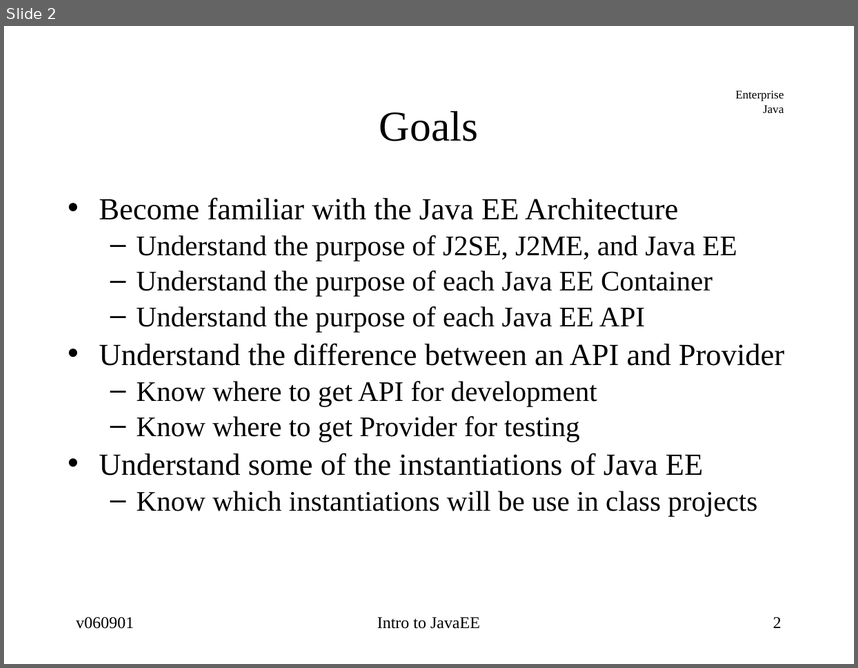
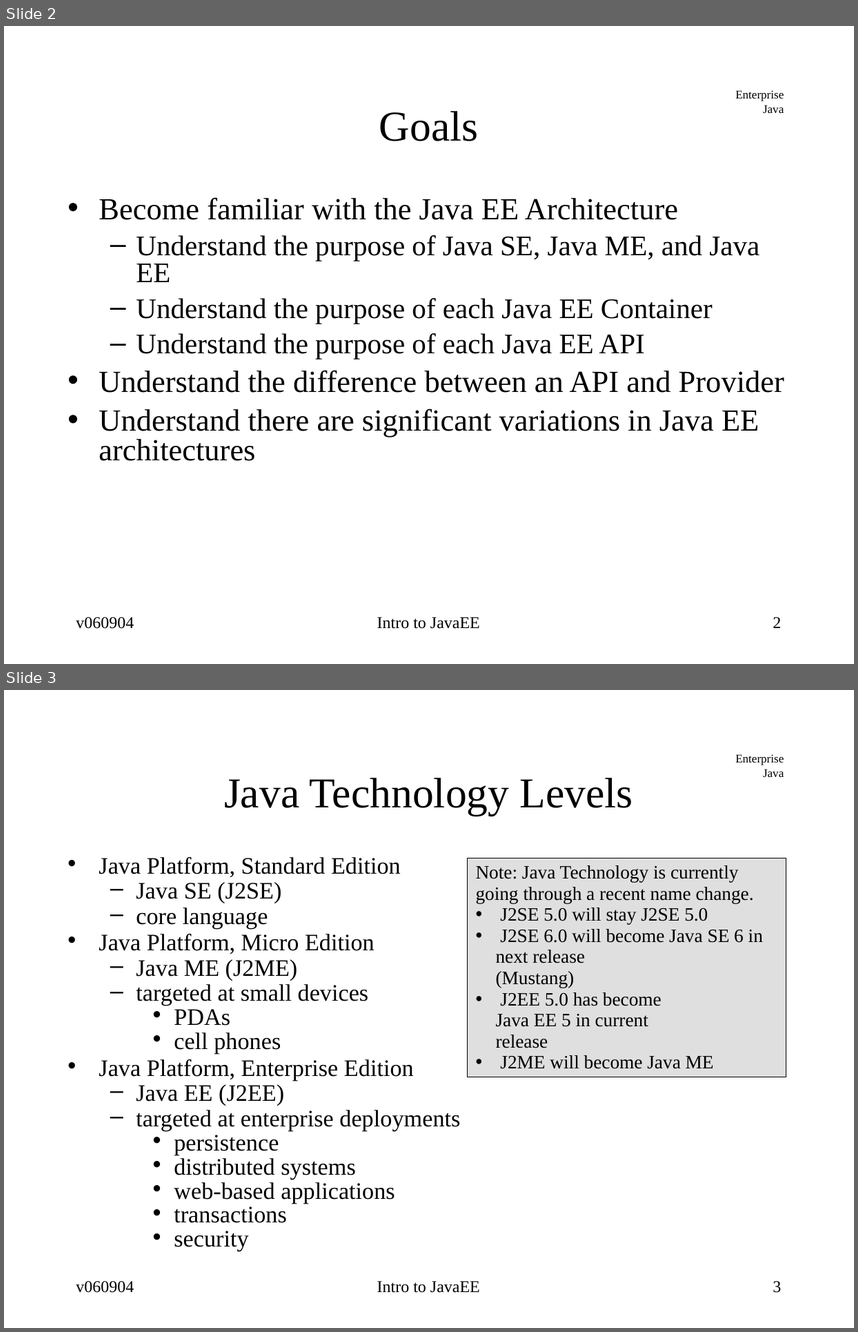
Before and after one commit to jcstaff/ejava-javaee, a slide deck: course-docs/src/site/resources/lectures/javaee-intro.ppt. Shown one above the other, each under a label of ours: slide 2 before the commit, slides 2 and 3 after it. The pictures are 858x668 and 858x1332 pixels, drawn with LibreOffice and Linux fonts; fonts in the diff are those of the drawing. Boxes give left, top, right and bottom in pixels: in the first picture for what was removed or moved away, otherwise in the second. Text is boxed around its words. In the diff, an @@ line names an element or a change of style, - is before the commit and + after.

```diff
--- a/course-docs/src/site/resources/lectures/javaee-intro.ppt
+++ b/course-docs/src/site/resources/lectures/javaee-intro.ppt
@@ slide 3 added at (4, 690, 854, 1328), background #FFFFFF; not listed: 1 template element that a slide beside it also shows @@
@@ title added at (224, 778, 633, 815), 36 pt, text #000000 @@
+Java Technology Levels
@@ text added at (99, 857, 460, 1251), 20 pt, text #000000 @@
+• Java Platform, Standard Edition
+  – Java SE (J2SE)
+  – core language
+• Java Platform, Micro Edition
+  – Java ME (J2ME)
+  – targeted at small devices
+    • PDAs
+    • cell phones
+• Java Platform, Enterprise Edition
+  – Java EE (J2EE)
+  – targeted at enterprise deployments
+    • persistence
+    • distributed systems
+    • web-based applications
+    • transactions
+    • security
@@ rectangle added at (467, 858, 786, 1077), fill #C0C0C0 at 50% opacity, outline #000000 0.74 pt, 16 pt, text #000000 @@
+Note: Java Technology is currently going through a recent name change.
+• J2SE 5.0 will stay J2SE 5.0
+• J2SE 6.0 will become Java SE 6 in next release
+  (Mustang)
+• J2EE 5.0 has become
+  Java EE 5 in current
+  release
+• J2ME will become Java ME
@@ text added at (76, 1281, 134, 1292), 14 pt, text #000000 @@
+v060904
@@ text added at (377, 1281, 480, 1292), 14 pt, text #000000 @@
+Intro to JavaEE
@@ page number added at (773, 1281, 781, 1292), 14 pt, text #000000 @@
+3
@@ slide 2 changed as well @@
@@ text at (136, 235, 760, 282): text changed @@
-  – Understand the purpose of J2SE, J2ME, and Java EE
+  – Understand the purpose of Java SE, Java ME, and Java EE
@@ text at (136, 298, 713, 359): indent changed @@
@@ text at (99, 408, 759, 461): text changed; size 24 to 26 pt @@
-  – Know where to get API for development
-  – Know where to get Provider for testing
-• Understand some of the instantiations of Java EE
-  – Know which instantiations will be use in class projects
+• Understand there are significant variations in Java EE architectures
@@ text at (76, 617, 134, 628): text changed @@
-v060901
+v060904
```
Also in this commit, not shown: 20 other slides changed, 1 other slide added, 1 slide removed, 26 other files.
